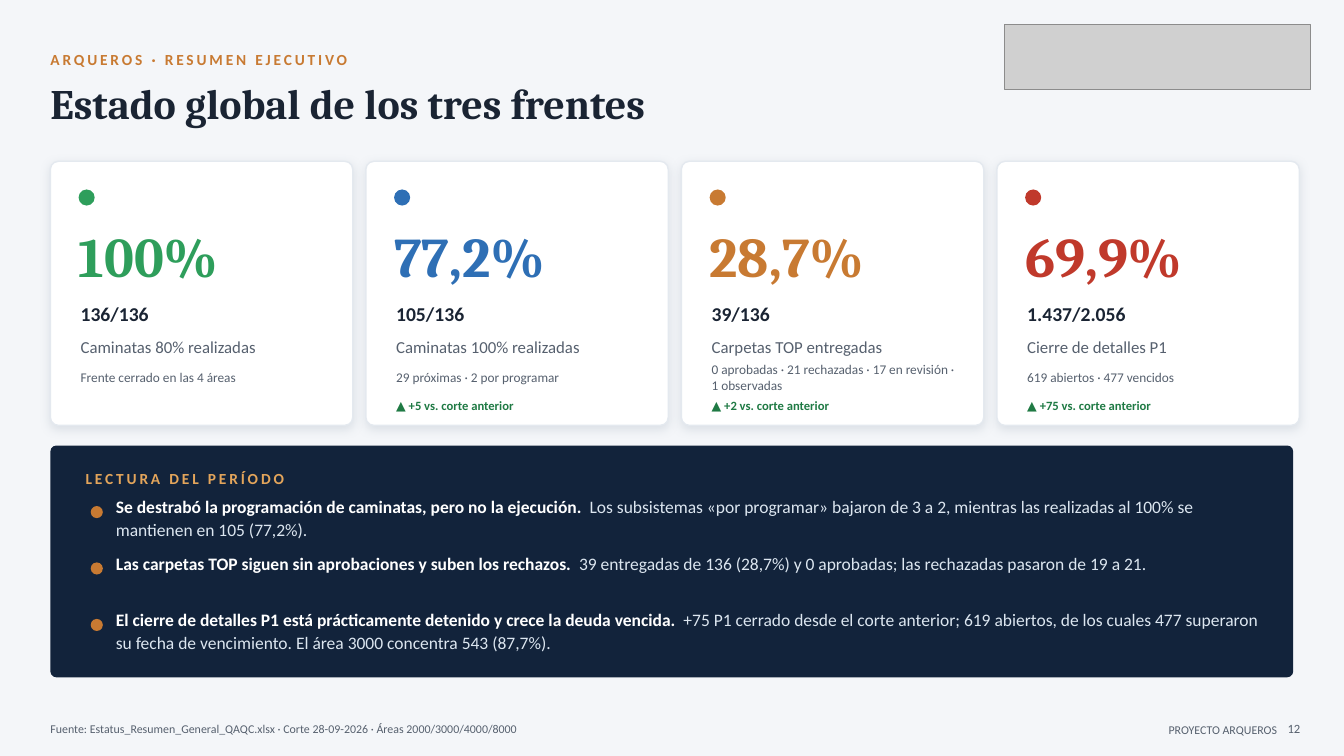
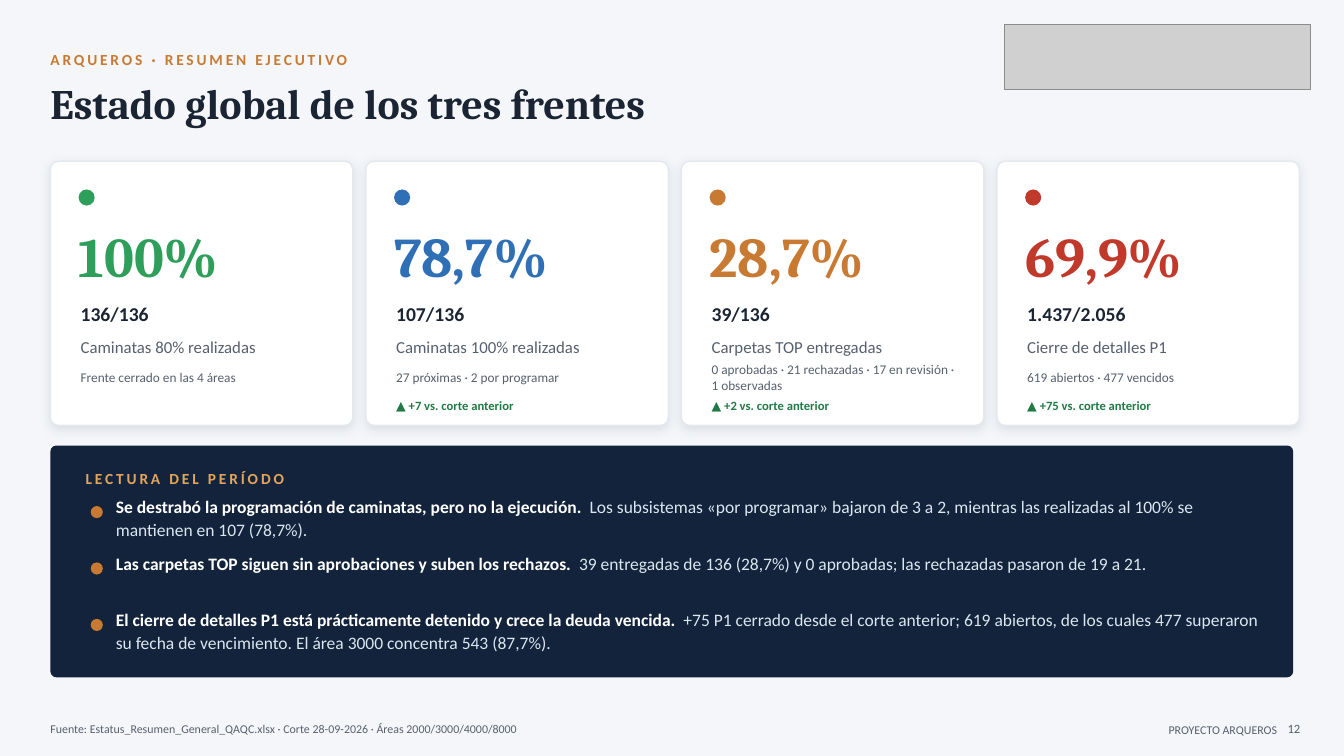
Before and after one commit to tdkvalex/Dashboard-HSEQ, a slide deck: slide 12 of panel_control_TOP_P1/Panel_Control_TOP_P1.pptx. Drawn at 1344x756 pixels with LibreOffice and Linux fonts; fonts in the diff are those of the drawing; grey boxes stand for pictures. Boxes give left, top, right and bottom in pixels: in the first picture for what was removed or moved away, otherwise in the second. Text is boxed around its words. In the diff, an @@ line names an element or a change of style, - is before the commit and + after.

```diff
--- a/panel_control_TOP_P1/Panel_Control_TOP_P1.pptx
+++ b/panel_control_TOP_P1/Panel_Control_TOP_P1.pptx
@@ text at bbox=[394, 239, 548, 285]: text changed @@
-77,2%
+78,7%
@@ text at bbox=[396, 307, 464, 322]: text changed @@
-105/136
+107/136
@@ text at bbox=[396, 373, 559, 385]: text changed @@
-29 próximas · 2 por programar
+27 próximas · 2 por programar
@@ text at bbox=[409, 401, 513, 410]: text changed @@
-▲ +5 vs. corte anterior
+▲ +7 vs. corte anterior
@@ text at bbox=[116, 500, 1194, 538]: text changed @@
-Se destrabó la programación de caminatas, pero no la ejecución. Los subsistemas «por programar» bajaron de 3 a 2, mientras las realizadas al 100% se mantienen en 105 (77,2%).
+Se destrabó la programación de caminatas, pero no la ejecución. Los subsistemas «por programar» bajaron de 3 a 2, mientras las realizadas al 100% se mantienen en 107 (78,7%).
```
Also in this commit, not shown: 4 other slides changed, 4 other files.
